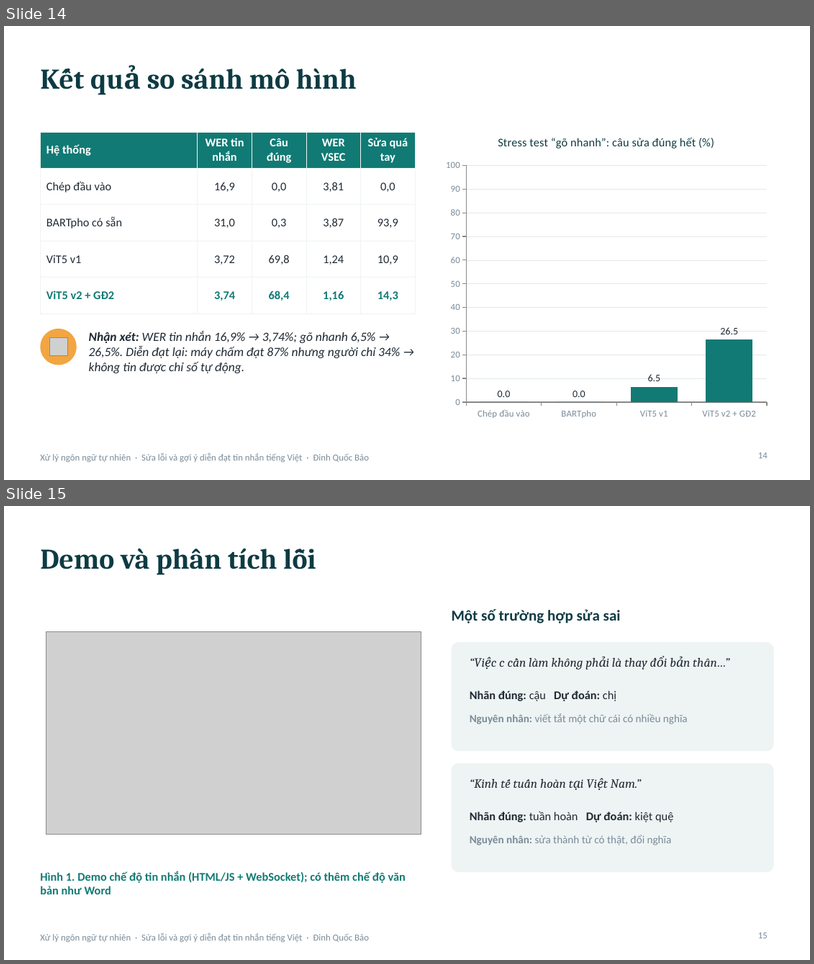
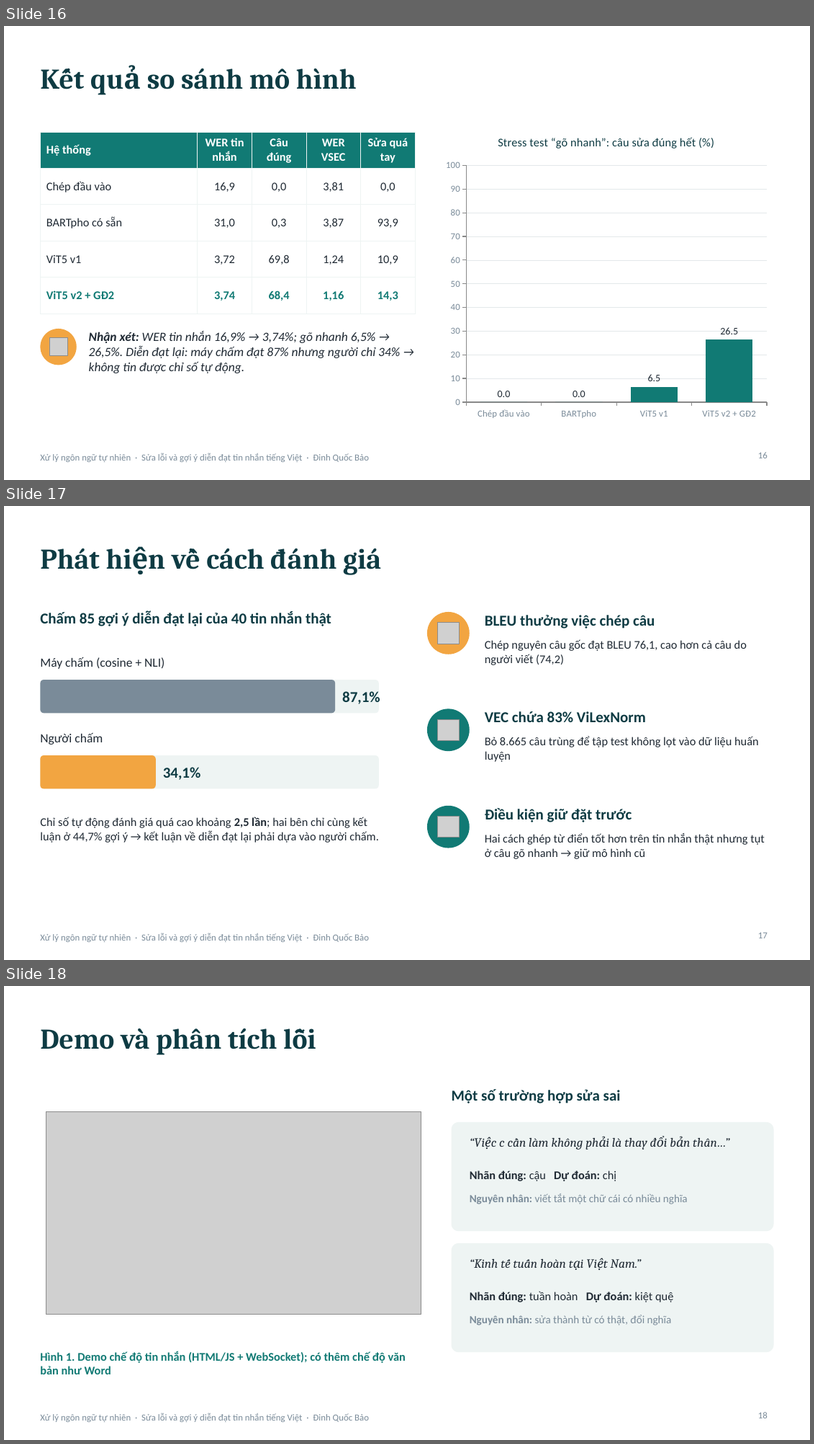
Before and after one commit to EDinhquocbao/vietnamese-message-assistant, a slide deck: reports/Slide_do_an_Dinh_Quoc_Bao.pptx. Shown one above the other, each under a label of ours: slides 14 and 15 before the commit, slides 16, 17 and 18 after it. The pictures are 814x964 and 814x1444 pixels, drawn with LibreOffice and Linux fonts; fonts in the diff are those of the drawing; grey boxes stand for pictures. Boxes give left, top, right and bottom in pixels: in the first picture for what was removed or moved away, otherwise in the second. Text is boxed around its words. In the diff, an @@ line names an element or a change of style, - is before the commit and + after.

```diff
--- a/reports/Slide_do_an_Dinh_Quoc_Bao.pptx
+++ b/reports/Slide_do_an_Dinh_Quoc_Bao.pptx
@@ slide 17 added at (4,506,810,960), background #FFFFFF; not listed: 1 template element that a slide beside it also shows @@
@@ title added at (40,548,381,575), 34 pt, text #0E3B43, bold @@
+Phát hiện về cách đánh giá
@@ text added at (40,611,332,626), 18 pt, text #0E3B43, bold @@
+Chấm 85 gợi ý diễn đạt lại của 40 tin nhắn thật
@@ ellipse added at (427,612,470,654), fill #F2A541 @@
@@ picture added at (437,623,459,644) @@
@@ text added at (485,615,655,628), 18 pt, text #0E3B43, bold @@
+BLEU thưởng việc chép câu
@@ text added at (485,639,747,665), 14 pt, text #1F2933 @@
+Chép nguyên câu gốc đạt BLEU 76,1, cao hơn cả câu do người viết (74,2)
@@ text added at (40,657,165,669), 15 pt, text #1F2933 @@
+Máy chấm (cosine + NLI)
@@ rounded rectangle added at (40,680,379,713), fill #EEF4F3 @@
@@ rounded rectangle added at (40,680,335,713), fill #7A8B99 @@
@@ text added at (342,691,381,704), 18 pt, text #0E3B43, bold @@
+87,1%
@@ ellipse added at (427,708,470,751), fill #117A74 @@
@@ picture added at (437,719,459,740) @@
@@ text added at (485,711,646,722), 18 pt, text #0E3B43, bold @@
+VEC chứa 83% ViLexNorm
@@ text added at (40,733,103,744), 15 pt, text #1F2933 @@
+Người chấm
@@ text added at (485,736,759,762), 14 pt, text #1F2933 @@
+Bỏ 8.665 câu trùng để tập test không lọt vào dữ liệu huấn luyện
@@ rounded rectangle added at (40,755,379,788), fill #EEF4F3 @@
@@ rounded rectangle added at (40,755,156,788), fill #F2A541 @@
@@ text added at (163,767,201,780), 18 pt, text #0E3B43, bold @@
+34,1%
@@ ellipse added at (427,806,470,848), fill #117A74 @@
@@ text added at (485,808,632,822), 18 pt, text #0E3B43, bold @@
+Điều kiện giữ đặt trước
@@ text added at (40,816,379,842), 14 pt, text #1F2933 @@
+Chỉ số tự động đánh giá quá cao khoảng 2,5 lần; hai bên chỉ cùng kết luận ở 44,7% gợi ý → kết luận về diễn đạt lại phải dựa vào người chấm.
@@ picture added at (437,816,459,837) @@
@@ text added at (485,833,765,859), 14 pt, text #1F2933 @@
+Hai cách ghép từ điển tốt hơn trên tin nhắn thật nhưng tụt ở câu gõ nhanh → giữ mô hình cũ
@@ page number added at (759,932,768,938), 11 pt, text #7A8B99 @@
+17
@@ what was slide 14 is now slide 16 @@
@@ page number at (759,452,768,458): text changed @@
-14
+16
@@ what was slide 15 is now slide 18 @@
@@ page number at (759,1412,768,1418): text changed @@
-15
+18
```
Also in this commit, not shown: 3 slides changed, 3 other slides added, 3 other files.
